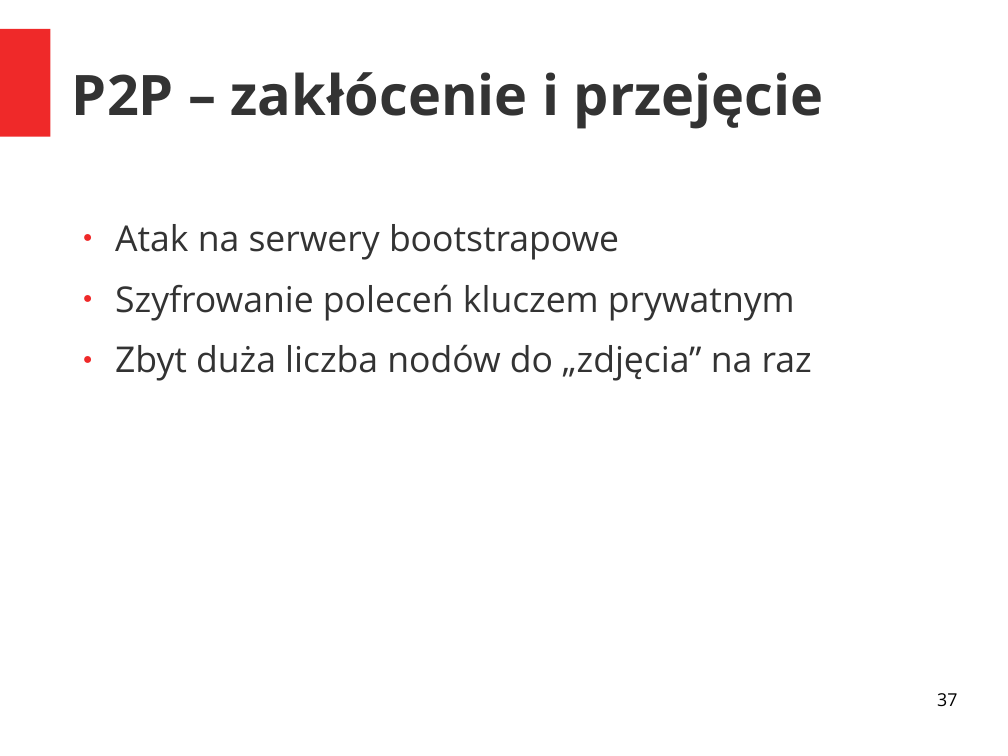
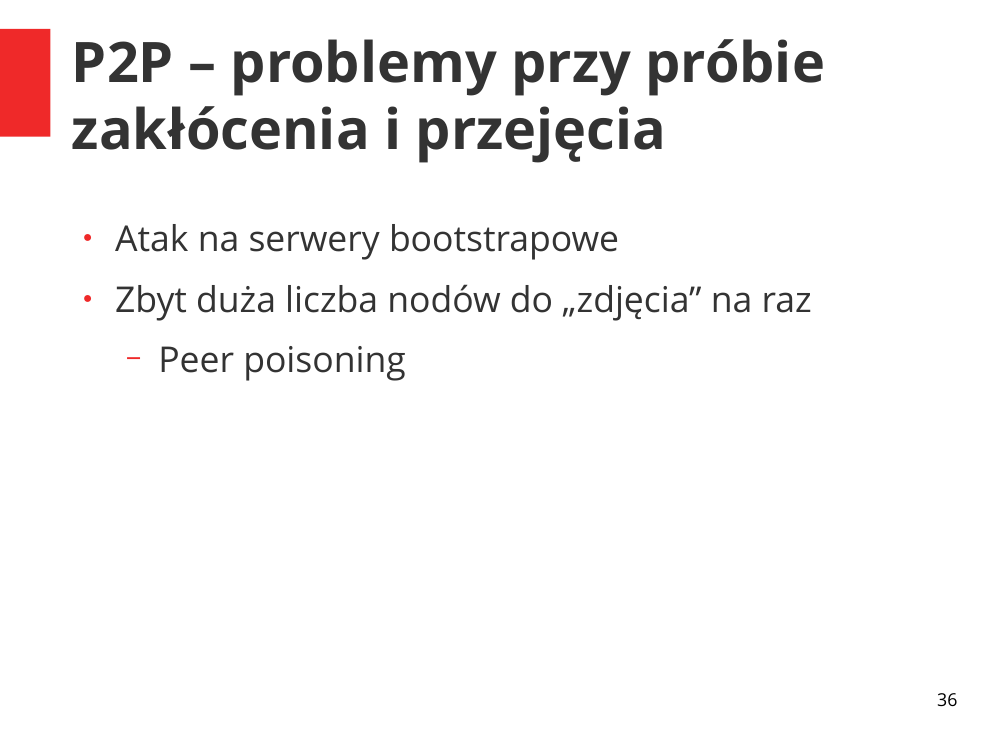
Before and after one commit to grzegorznowacki/Botnets, a slide deck: slide 36 of prezentacja.odp (slide 37 before the commit). Drawn at 1008x756 pixels with LibreOffice and Linux fonts; fonts in the diff are those of the drawing. Boxes give left, top, right and bottom in pixels: in the first picture for what was removed or moved away, otherwise in the second. Text is boxed around its words. In the diff, an @@ line names an element or a change of style, - is before the commit and + after.

Commit message:
v4

```diff
--- a/prezentacja.odp
+++ b/prezentacja.odp
@@ title at bbox=[72, 39, 825, 163]: text changed @@
-P2P – zakłócenie i przejęcie
+P2P – problemy przy próbie zakłócenia i przejęcia
@@ text at bbox=[115, 284, 795, 321]: paragraph removed @@
-● Szyfrowanie poleceń kluczem prywatnym
@@ text at bbox=[158, 346, 405, 381]: paragraph added @@
+  − Peer poisoning
@@ page number at bbox=[937, 693, 957, 706]: text changed @@
-37
+36
```
Also in this commit, not shown: 8 other slides changed, 2 slides removed.
